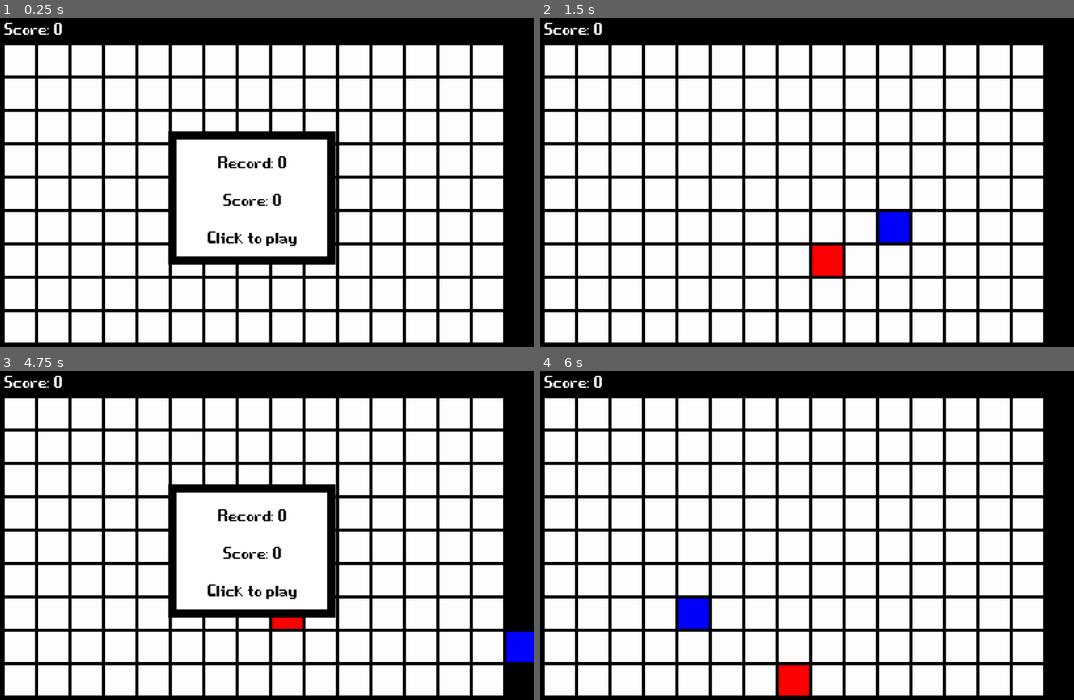
Above: before the commit, frames 1-4 (two rows, left to right).
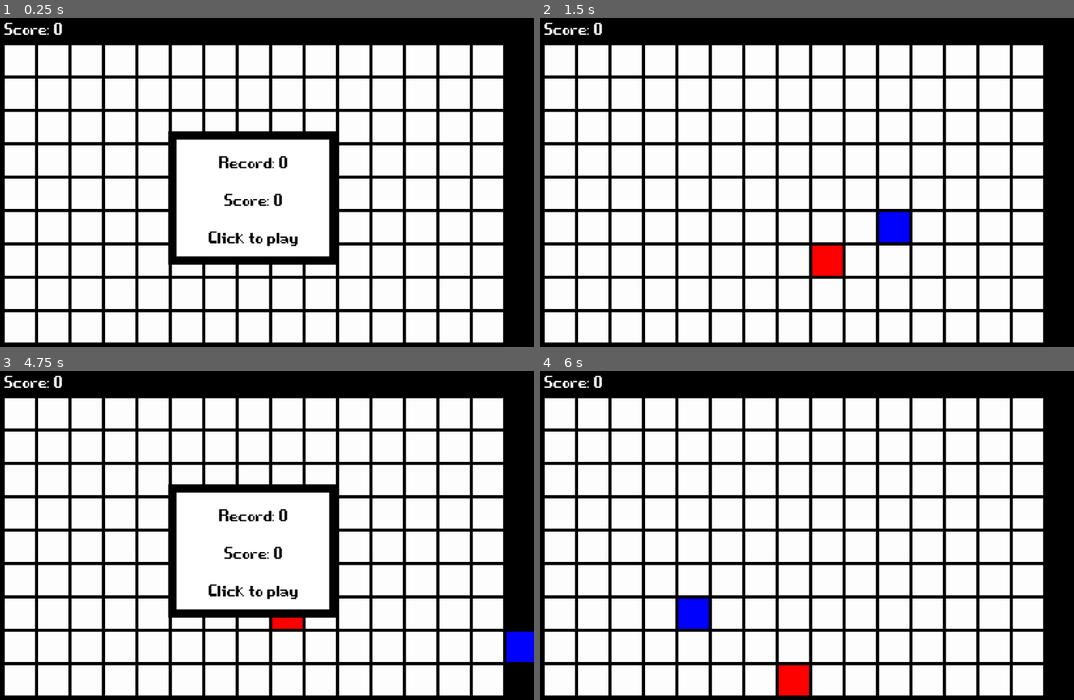
Above: after the commit, the same moments.

Repository: dqdthanhthanh/snake_pixel_game
Game: Godot game, scene res://scene/main_game.tscn
Two runs of this game, one before a commit and one after it. Both use one fixed random seed, a clock stepped at 60 frames per second and the inputs below.
Inputs:
- Up to frame 1 (0.25 s): no input
- Up to frame 2 (1.5 s): click "Record: 0" at 0.5 s; tap Enter at 1.25 s; hold Right (ui_right) from 1.28 s (still down)
- Up to frame 3 (4.75 s): tap Space at 2, 4.25 s; release Right (ui_right) at 2.03 s; hold Down (ui_down) 2.03-2.78 s; hold Right (ui_right) 2.78-3.53 s; tap Enter at 3.5 s; hold Up (ui_up) 3.53-4.28 s; hold Left (ui_left) from 4.28 s (still down)
- Up to frame 4 (6 s): tap Enter at 5 s; release Left (ui_left) at 5.78 s; hold Down (ui_down) from 5.78 s (still down)

The runs differ from the first frame. In frame 1, 0.9% of the frame differs, in the area x 38-64%, y 34-75%; in frame 2, nothing differs; in frame 3, 0.9%; in frame 4, nothing differs.

Commit message:
Update main_game.tscn

Diff:
--- a/scene/main_game.tscn
+++ b/scene/main_game.tscn
@@ -72,7 +72,7 @@
 anchor_bottom = 0.5
 offset_left = -160.0
 offset_top = -128.0
-offset_right = 160.0
+offset_right = 164.0
 offset_bottom = 128.0
 grow_horizontal = 2
 grow_vertical = 2
